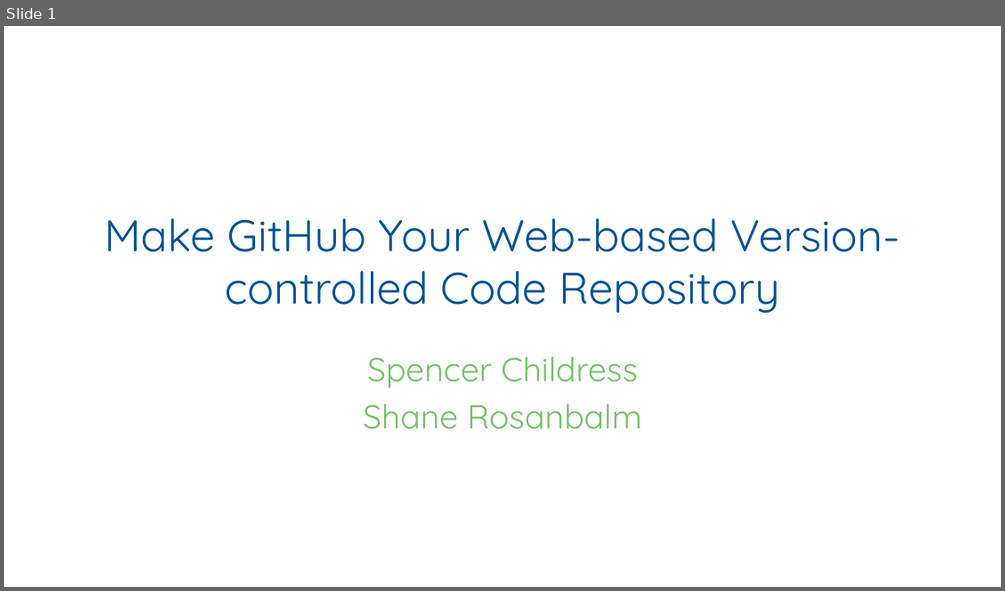
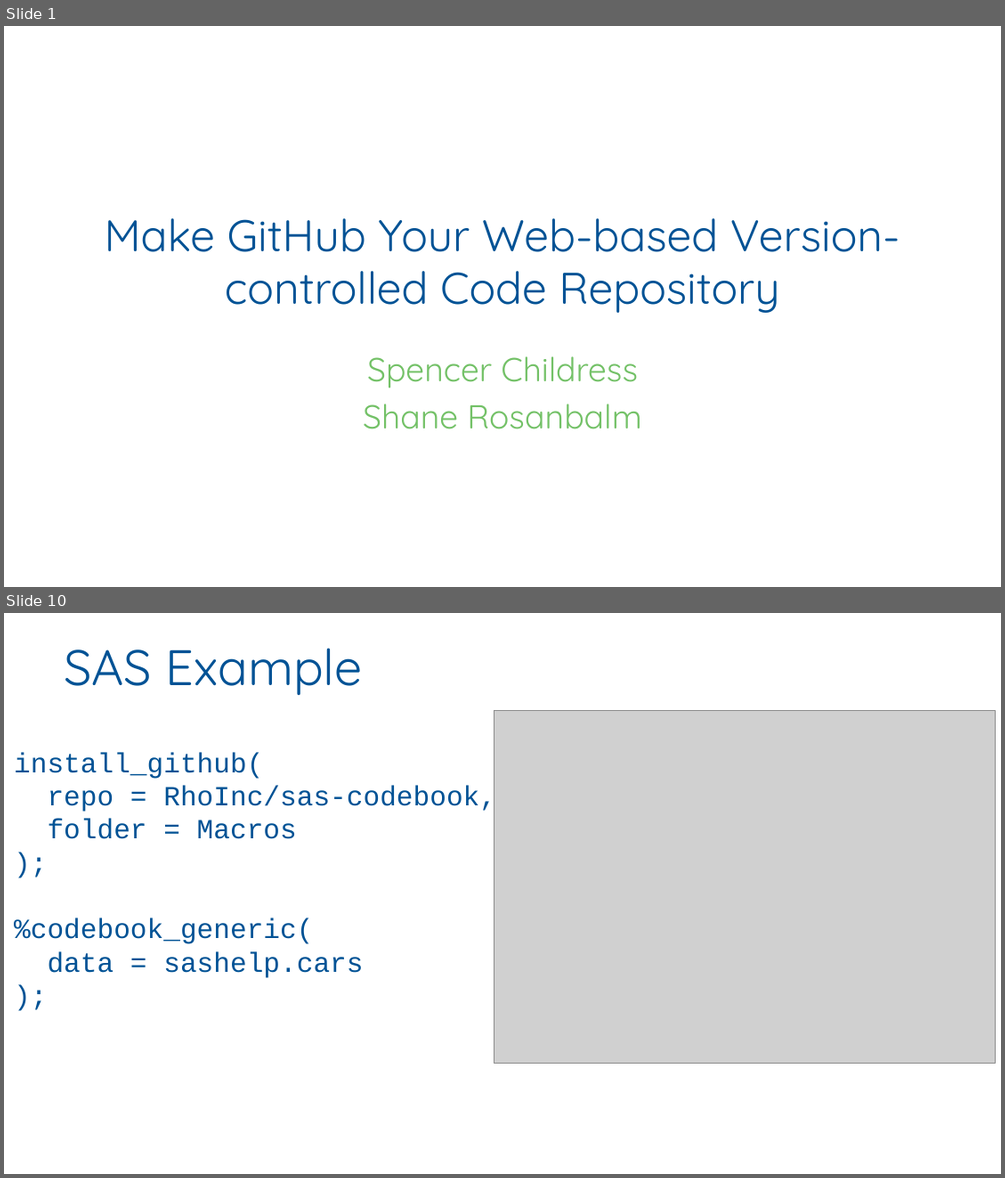
Before and after one commit to RhoInc/sas-install-github, a slide deck: docs/CT06.pptx. Shown one above the other, each under a label of ours: slide 1 before the commit, slides 1 and 10 after it; the slides between them are not shown. The pictures are 1005x591 and 1005x1178 pixels, drawn with LibreOffice and Linux fonts; fonts in the diff are those of the drawing; grey boxes stand for pictures; background and template pictures are left out. Boxes give left, top, right and bottom in pixels: in the first picture for what was removed or moved away, otherwise in the second. Text is boxed around its words. In the diff, an @@ line names an element or a change of style, - is before the commit and + after.

```diff
--- a/docs/CT06.pptx
+++ b/docs/CT06.pptx
@@ slide 10 added at (4, 613, 1001, 1174), background #FFFFFF @@
@@ title added at (64, 648, 363, 695), 36 pt, text #005295 @@
+SAS Example
@@ picture added at (494, 711, 995, 1062) @@
@@ text added at (14, 752, 496, 978), 20 pt, text #005295 @@
+install_github(
+repo = RhoInc/sas-codebook,
+folder = Macros
+);
+%codebook_generic(
+data = sashelp.cars
+);
```
Also in this commit, not shown: 6 slides changed, 3 other slides added, 2 slides removed.
